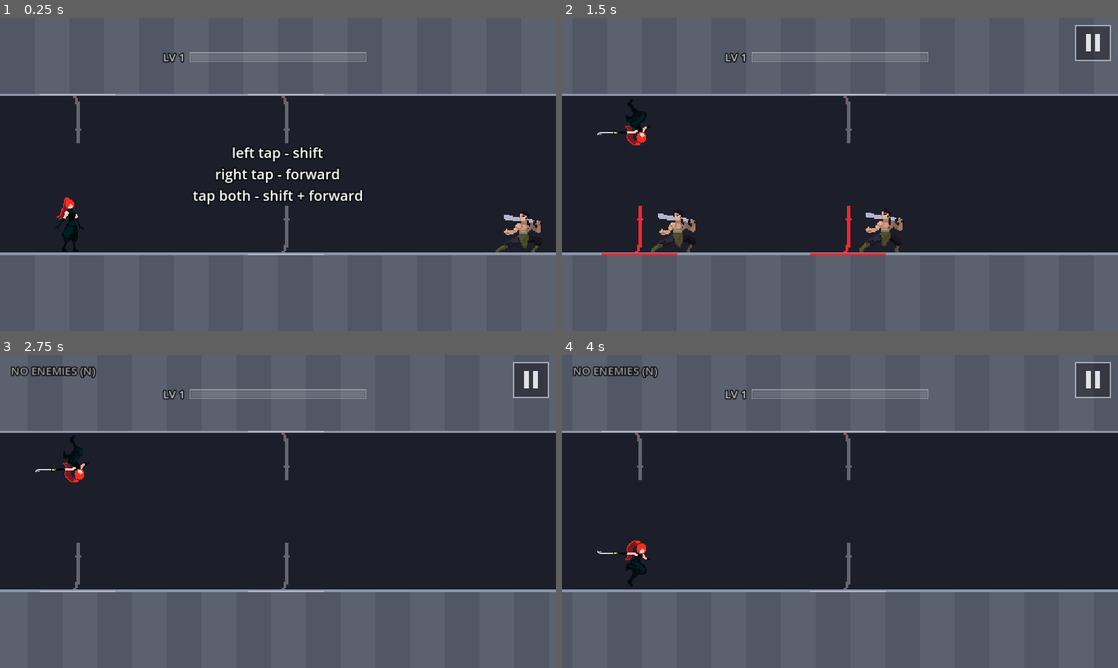
Above: before the commit, frames 1-4 (two rows, left to right).
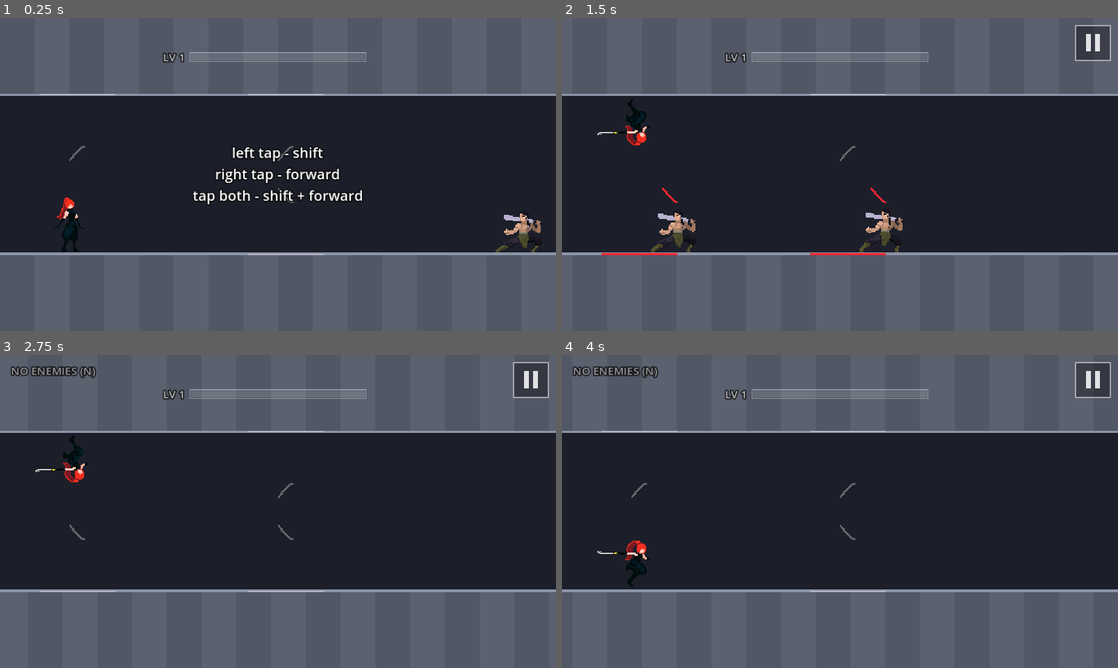
Above: after the commit, the same moments.

Repository: fredsbreads/game-off
Game: Godot game, scene res://scenes/main.tscn
The game is run twice, just before and just after one commit, with the same random seed, the same clock (stepped at 60 frames per second) and the same inputs.
Inputs (mouse positions are in pixels of both pictures, inside the frame that each line leads up to):
- Up to frame 1 (0.25 s): no input
- Up to frame 2 (1.5 s): tap Enter at 0.5 s; move the mouse to (962, 158) at 0.52 s; hold K (tp_forward) 0.53-1.28 s; hold J (tp_vertical) 0.53-1.28 s; click (962, 158) at 0.67 s; move the mouse to (728, 190) at 1.27 s; tap Shift at 1.35 s
- Up to frame 3 (2.75 s): move the mouse to (333, 442) at 2.02 s; hold K (tp_forward) from 2.03 s (still down); tap N at 2.1 s
- Up to frame 4 (4 s): move the mouse to (812, 574) at 2.77 s; tap J (tp_vertical) at 2.85 s; click (812, 574) at 2.92 s; move the mouse to (1006, 558) at 3.52 s; release K (tp_forward) at 3.53 s; hold Shift from 3.53 s (still down)

The runs differ from the first frame. In frame 1, 0.4% of the frame differs, in the area x 12-53%, y 24-75%; in frame 2, 0.4%; in frame 3, 0.4%; in frame 4, 0.4%.

Commit message:
Markers: small katanas that hover over the enemy they'd slash
Plain over the landing spot by default; red and following the enemy's head
when one is in range, snapping back when not. Red still drains in the freeze.

Diff:
--- a/scripts/main.gd
+++ b/scripts/main.gd
@@ -425,9 +425,8 @@
 	blood_fx.frozen = fx.frozen
 	# Lit markers drain during the "your move" freeze as the time runs out.
 	player.marker_fill = clampf(_hitstop / KILL_PAUSE, 0.0, 1.0) if chain_pause else 1.0
-	player.target_forward = _would_slash(Rules.Move.FORWARD)
-	player.target_vertical = _would_slash(Rules.Move.VERTICAL)
-	player.target_diagonal = _would_slash(Rules.Move.DIAGONAL)
+	player.target_x = [_slash_target_x(Rules.Move.FORWARD), _slash_target_x(Rules.Move.VERTICAL),
+		_slash_target_x(Rules.Move.DIAGONAL)]
 	player.frozen = paused
 
 
@@ -440,6 +439,20 @@
 	var tx: float = x + Rules.move_dx(move)
 	var trow: int = (1 - player.row) if Rules.move_flips_row(move) else player.row
 	return not level.enemies_hit_by(move, tx, trow).is_empty()
+
+
+## The x (tiles) of the enemy teleporting with `move` right now would slash
+## (the nearest to the landing spot), or NAN if none.
+func _slash_target_x(move: int) -> float:
+	if state != State.PLAYING or not player.alive:
+		return NAN
+	var tx: float = player.x + Rules.move_dx(move)
+	var trow: int = (1 - player.row) if Rules.move_flips_row(move) else player.row
+	var best := NAN
+	for e in level.enemies_hit_by(move, tx, trow):
+		if is_nan(best) or absf(e.tile_x - tx) < absf(best - tx):
+			best = e.tile_x
+	return best
 
 
 func _step() -> void:
--- a/scripts/player.gd
+++ b/scripts/player.gd
@@ -5,10 +5,10 @@
 ## the kunoichi sprite, the three landing markers (forward, across,
 ## diagonal) and, while SHOW_HITBOX is on, her hitbox.
 ##
-## Each marker is a katana silhouette at that teleport's landing spot, with a
-## line under it as wide as its kill zone. Plain by default; red ("lit") when
-## that teleport would slash an enemy right now. In the "your move" freeze
-## the red drains as the time to act runs out.
+## Each marker is a small katana over that teleport's landing spot, with a
+## line under it as wide as its kill zone. When an enemy is in range it turns
+## red ("lit") and hovers over his head. In the "your move" freeze the red
+## drains as the time to act runs out.
 
 # Show the hitbox outline over the sprite (for tuning; turn off for release).
 const SHOW_HITBOX := false
@@ -99,15 +99,18 @@
 	"attack": [ATTACK_SHEET, 0, ATTACK_COUNT, 0.0, false, ATTACK_FEET, ATTACK_FRAME],
 }
 
-# Teleport markers: a katana silhouette standing on its tip in the row it
-# lands in (where she'd throw the sword). Plain by default, red when that
-# teleport would slash an enemy. In the "your move" freeze the red drains
-# back toward the tip as the time to act runs out.
+# Teleport markers: a small katana (the diagonal sword) floating at head
+# height over each landing spot. When an enemy is in that teleport's range,
+# the katana hovers over his head instead and follows him; when he leaves
+# the range it snaps back. Plain by default, red when it would slash. In the
+# "your move" freeze the red drains toward the tip as the time to act runs out.
 const MARKER_READY := Color(1, 1, 1, 0.32)      # plain, can teleport
 const MARKER_COOLDOWN := Color(1, 1, 1, 0.12)   # plain, in the cooldown
 const MARKER_LIT := Color(0.95, 0.15, 0.2, 1.0) # an enemy is in this teleport's kill zone
-const MARKER_KATANA := preload("res://assets/sprites/marker_katana.png")  # tip up, hilt down
-const MARKER_KATANA_SCALE := 3.0
+const MARKER_KATANA := preload("res://assets/sprites/kunoichi_sword_diagonal.png")  # hilt top-left, tip bottom-right
+const MARKER_KATANA_SCALE := 1.25
+const MARKER_HEIGHT := 1.65      # tiles above the row's surface (just over an enemy's head)
+const MARKER_FOLLOW_RATE := 30.0 # how fast it slides onto an enemy (higher = snappier)
 const MARKER_SHADER := preload("res://shaders/marker.gdshader")
 const MARKER_SIZE := Vector2(0.5, 1.1)          # tiles (the hitbox drawing's height)
 const HITBOX_COLOR := Color(0.2, 1.0, 0.4, 0.9)
@@ -121,10 +124,10 @@
 # "your move" freeze.
 var marker_fill := 1.0
 var _markers: Array[Sprite2D] = []   # forward, vertical, diagonal
-# Which teleports would slash an enemy right now (main.gd sets these).
-var target_forward := false
-var target_vertical := false
-var target_diagonal := false
+# For each teleport (forward, vertical, diagonal): the x (tiles) of the enemy
+# it would slash right now, or NAN. main.gd sets these.
+var target_x: Array = [NAN, NAN, NAN]
+var _marker_was_lit: Array = [false, false, false]
 var frozen := false      # kill pause: hold the current animation frame
 
 var _striking := false    # showing a strike pose
@@ -401,6 +404,7 @@
 				_play(want)
 	_sprite.speed_scale = 0.0 if frozen else 1.0
 
+	_update_markers(delta)
 	queue_redraw()
 	_hitbox.queue_redraw()
 
@@ -422,32 +426,51 @@
 	var zv := Rules.marker_zone(Rules.Move.VERTICAL) * t
 	var zd := Rules.marker_zone(Rules.Move.DIAGONAL) * t
 	# Forward: same row. Vertical and diagonal: the other row.
-	_draw_marker(0, fwd - zf.x, fwd + zf.y, 0.0, 3.0, target_forward)
-	_draw_marker(1, -zv.x, zv.y, -gap, -gap - 3.0, target_vertical)
-	_draw_marker(2, fwd - zd.x, fwd + zd.y, -gap, -gap - 3.0, target_diagonal)
-
-
-## Marker i over the kill zone [x0, x1]; surface_y = that row's surface
-## (local y; the other row is "up", -gap), line_y = where the zone line goes.
-func _draw_marker(i: int, x0: float, x1: float, surface_y: float, line_y: float, lit: bool) -> void:
+	_draw_zone_line(fwd - zf.x, fwd + zf.y, 3.0, not is_nan(target_x[0]))
+	_draw_zone_line(-zv.x, zv.y, -gap - 3.0, not is_nan(target_x[1]))
+	_draw_zone_line(fwd - zd.x, fwd + zd.y, -gap - 3.0, not is_nan(target_x[2]))
+
+
+## The line on the floor/ceiling spanning a landing zone [x0, x1].
+func _draw_zone_line(x0: float, x1: float, line_y: float, lit: bool) -> void:
 	var plain := MARKER_READY if cooldown == 0 else MARKER_COOLDOWN
 	var cx := (x0 + x1) * 0.5
-	# The katana stands on its tip on that row's surface, hilt toward the
-	# middle of the corridor: in her own row the tip points down (+y), in
-	# the other row up (-y). The image has the tip at the top.
-	var m := _markers[i]
+	var half := (x1 - x0) * 0.5 + 4.0
+	draw_line(Vector2(cx - half, line_y), Vector2(cx + half, line_y), MARKER_LIT if lit else plain, 4.0 if lit else 3.0)
+
+
+## Places the three katana markers: over the landing spot, or over the head
+## of the enemy that teleport would slash (sliding there, snapping back).
+func _update_markers(delta: float) -> void:
+	var t := Rules.TILE
+	var gap := Rules.ROW_GAP * t
+	var plain := MARKER_READY if cooldown == 0 else MARKER_COOLDOWN
 	var s := MARKER_KATANA_SCALE
-	var half_h := MARKER_KATANA.get_height() * s * 0.5
-	var own_row := surface_y == 0.0
-	m.scale = Vector2(s, -s if own_row else s)
-	m.position = Vector2(cx, surface_y - half_h if own_row else surface_y + half_h)
-	var mat := m.material as ShaderMaterial
-	mat.set_shader_parameter("plain", plain)
-	mat.set_shader_parameter("lit", MARKER_LIT)
-	mat.set_shader_parameter("fill", marker_fill if lit else 0.0)
-	var line_color := MARKER_LIT if lit else plain
-	var half := (x1 - x0) * 0.5 + 4.0
-	draw_line(Vector2(cx - half, line_y), Vector2(cx + half, line_y), line_color, 4.0 if lit else 3.0)
+	for i in 3:
+		var m := _markers[i]
+		var move: int = [Rules.Move.FORWARD, Rules.Move.VERTICAL, Rules.Move.DIAGONAL][i]
+		var zone := Rules.marker_zone(move) * t
+		var home_x := Rules.move_dx(move) * t + (zone.y - zone.x) * 0.5
+		var own_row := i == 0
+		# Local y: her row's surface is 0 and "up" is -y; the other row's
+		# surface is -gap and its "up" (into the corridor) is +y.
+		var y := -MARKER_HEIGHT * t if own_row else -gap + MARKER_HEIGHT * t
+		# Pointing toward the row it marks (the tip toward the enemy's head).
+		m.scale = Vector2(s, s if own_row else -s)
+		var lit := not is_nan(target_x[i])
+		if lit:
+			var want := Vector2((float(target_x[i]) - x) * t, y)
+			if _marker_was_lit[i]:
+				m.position = m.position.lerp(want, 1.0 - exp(-MARKER_FOLLOW_RATE * delta))
+			else:
+				m.position = Vector2(home_x, y).lerp(want, 1.0 - exp(-MARKER_FOLLOW_RATE * delta))
+		else:
+			m.position = Vector2(home_x, y)   # snap back
+		_marker_was_lit[i] = lit
+		var mat := m.material as ShaderMaterial
+		mat.set_shader_parameter("plain", plain)
+		mat.set_shader_parameter("lit", MARKER_LIT)
+		mat.set_shader_parameter("fill", marker_fill if lit else 0.0)
 
 
 ## The hitbox as the rules use it: you collide with an enemy in your row if
--- a/shaders/marker.gdshader
+++ b/shaders/marker.gdshader
@@ -1,5 +1,5 @@
 shader_type canvas_item;
-// A teleport marker: the katana's silhouette. Plain by default; the part
+// A teleport marker: a small katana silhouette. Plain by default; the part
 // within `fill` of the tip (0 = none, 1 = all) is `lit`. During the "your
 // move" freeze the fill drains toward the tip as time runs out.
 
@@ -12,6 +12,7 @@
 	if (a == 0.0) {
 		discard;
 	}
-	// The image has the tip at the top (UV.y = 0) and the hilt at the bottom.
-	COLOR = UV.y <= fill ? lit : plain;
+	// The image (the diagonal sword) has the hilt at the top and the tip at
+	// the bottom.
+	COLOR = UV.y >= 1.0 - fill ? lit : plain;
 }
Binary file removed: assets/sprites/marker_katana.png
Not shown, removed: assets/sprites/marker_katana.png.import
